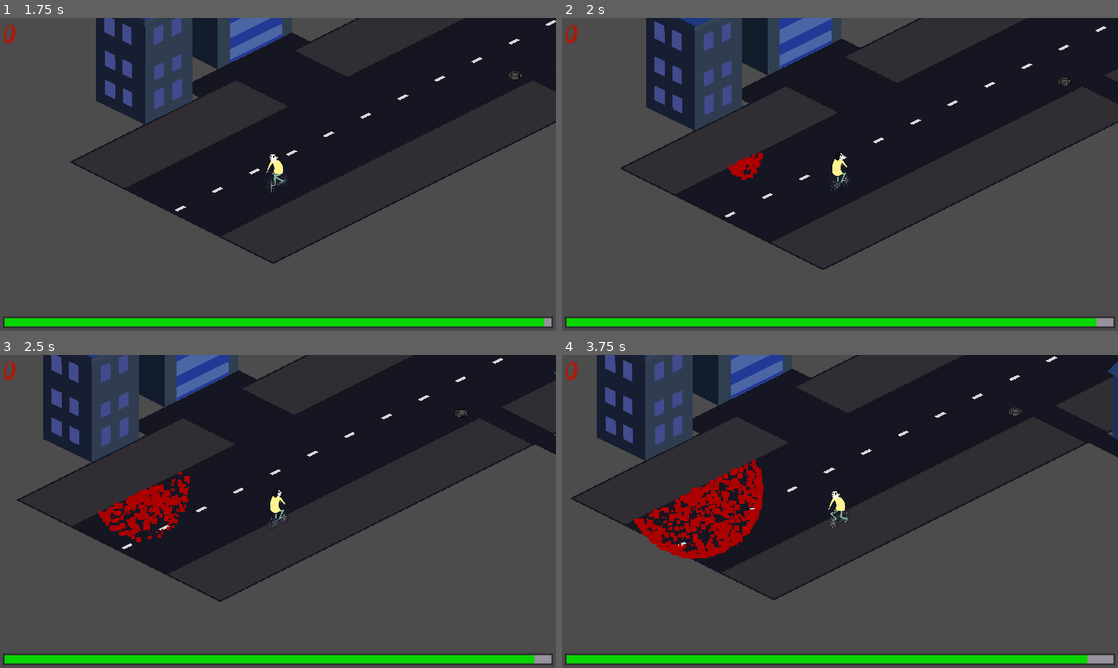
Above: before the commit, frames 1-4 (two rows, left to right).
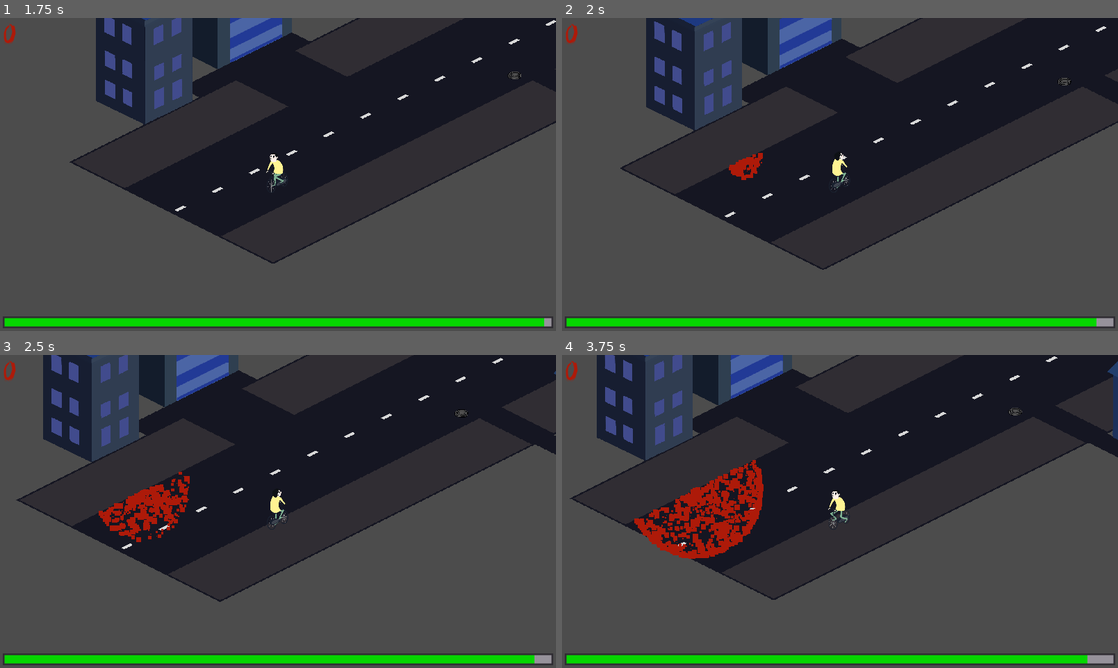
Above: after the commit, the same moments.

Repository: Merliin42/Ludum-Dare-46
Game: Godot game, scene res://Scenes/Main.tscn
The game is run twice, just before and just after one commit, with the same random seed, the same clock (stepped at 60 frames per second) and the same inputs.
Inputs:
- Up to frame 1 (1.75 s): tap Enter (ui_accept) at 0.5, 0.77, 1.52 s; hold D (ui_right) 0.53-1.28 s; hold S (speed_down) from 1.28 s (still down)
- Up to frame 2 (2 s): keep holding S (speed_down)
- Up to frame 3 (2.5 s): release S (speed_down) at 2.03 s; hold D (ui_right) from 2.03 s (still down)
- Up to frame 4 (3.75 s): release D (ui_right) at 2.78 s; hold Z (speed_up) 2.78-3.53 s; tap Enter (ui_accept) at 3.02 s; hold Q (ui_left) from 3.53 s (still down)

Frame 1 is identical in both runs. In frame 2, 0.3% of the frame differs, in the area x 30-37%, y 43-52%; in frame 3, 1.3%; in frame 4, 3.0%, in the area x 13-37%, y 33-66%.

Commit message:
Changing color of the blood

Diff:
--- a/Scenes/Character.tscn
+++ b/Scenes/Character.tscn
@@ -44,7 +44,7 @@
 [node name="AnimatedSprite" type="AnimatedSprite" parent="."]
 frames = SubResource( 1 )
 animation = "backward"
-frame = 4
+frame = 3
 playing = true
 
 [node name="CollisionShape2D" type="CollisionShape2D" parent="."]
--- a/Scenes/GUI.tscn
+++ b/Scenes/GUI.tscn
@@ -54,7 +54,7 @@
 [node name="Label" type="Label" parent="ChildCounter"]
 margin_left = 10.0
 margin_top = 10.0
-margin_right = 102.0
+margin_right = 56.0
 margin_bottom = 97.0
 custom_fonts/font = SubResource( 1 )
 custom_colors/font_color = Color( 0.682353, 0.105882, 0.0392157, 1 )
--- a/Scenes/Particles/Blood.tscn
+++ b/Scenes/Particles/Blood.tscn
@@ -13,7 +13,7 @@
 linear_accel = -500.0
 scale = 20.0
 scale_random = 1.0
-color = Color( 0.470588, 0.0627451, 0.0627451, 1 )
+color = Color( 0.682353, 0.105882, 0.0392157, 1 )
 
 [node name="Blood" type="Particles2D"]
 emitting = false
@@ -21,6 +21,5 @@
 one_shot = true
 explosiveness = 0.8
 randomness = 0.5
-visibility_rect = Rect2( -100, -100, 200, 200 )
 local_coords = false
 process_material = SubResource( 1 )
--- a/Scenes/Particles/Blood2.tscn
+++ b/Scenes/Particles/Blood2.tscn
@@ -11,7 +11,7 @@
 linear_accel = -200.0
 scale = 20.0
 scale_random = 1.0
-color = Color( 0.682353, 0, 0, 1 )
+color = Color( 0.682353, 0.105882, 0.0392157, 1 )
 
 [node name="Blood2" type="Particles2D"]
 emitting = false
